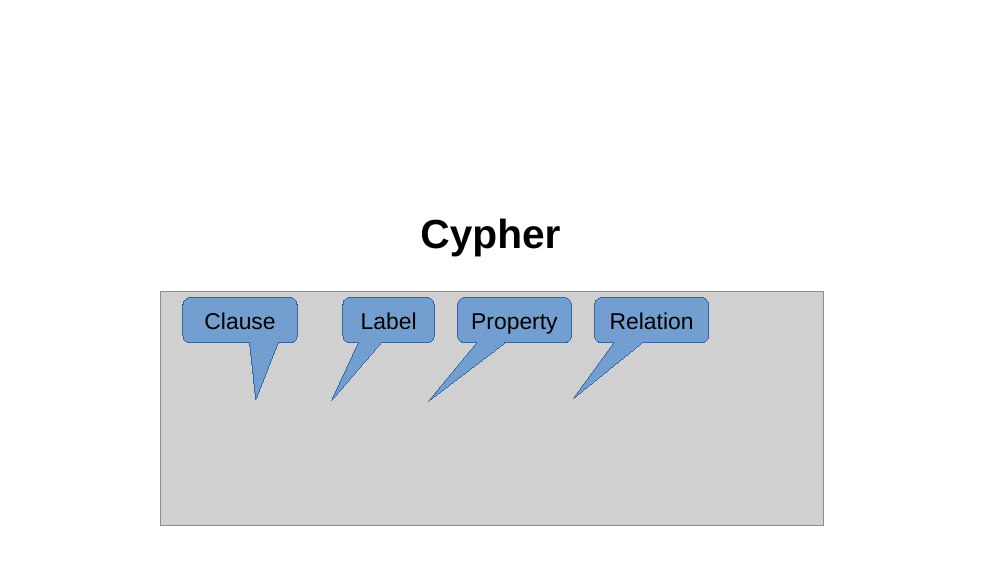
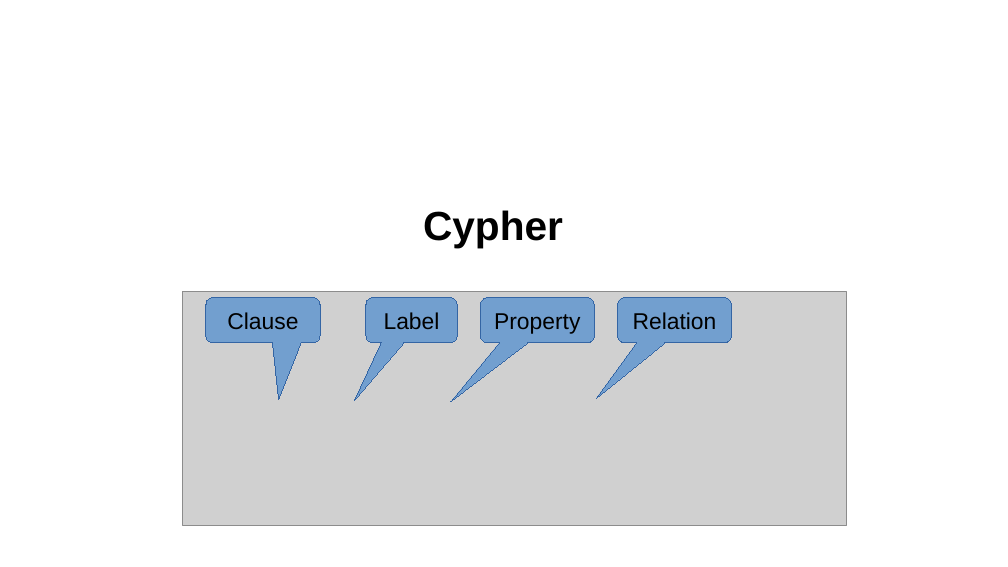
Before and after one commit to skrabbenborg/nosql-talk, a slide deck: slide 39 of presentation/presentation.pptx. Drawn at 1008x567 pixels with LibreOffice and Linux fonts; fonts in the diff are those of the drawing; grey boxes stand for pictures; background and template pictures are left out. Boxes give left, top, right and bottom in pixels: in the first picture for what was removed or moved away, otherwise in the second. Text is boxed around its words. In the diff, an @@ line names an element or a change of style, - is before the commit and + after.

```diff
--- a/presentation/presentation.pptx
+++ b/presentation/presentation.pptx
@@ text "Cypher" moved from (x1=420, y1=218, x2=560, y2=256) to (x1=423, y1=210, x2=563, y2=248) @@
@@ 3 rounded speech boxes, 1 picture moved together from (x1=160, y1=292, x2=823, y2=526) to (x1=183, y1=292, x2=846, y2=526) @@
@@ rounded speech box "Relation" moved from (x1=595, y1=297, x2=709, y2=343) to (x1=617, y1=297, x2=732, y2=343) @@
```
Also in this commit, not shown: 7 other slides changed.
